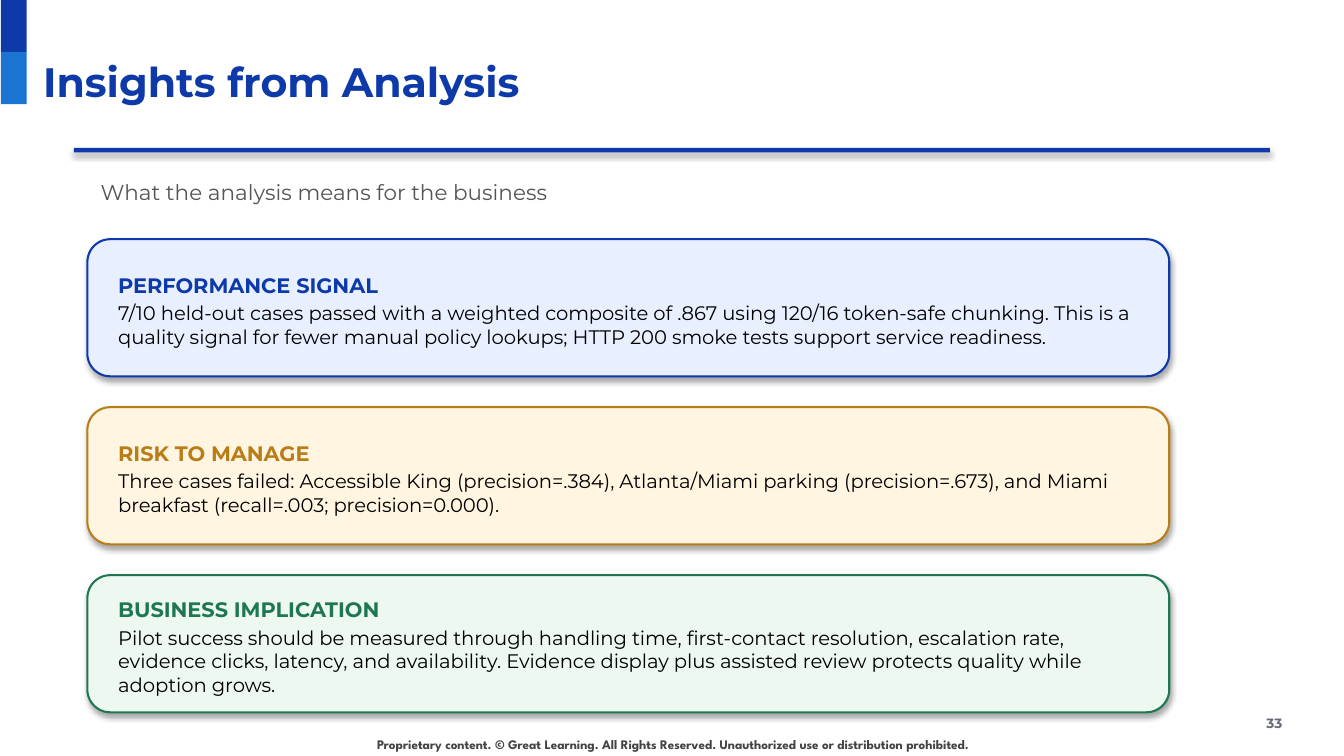
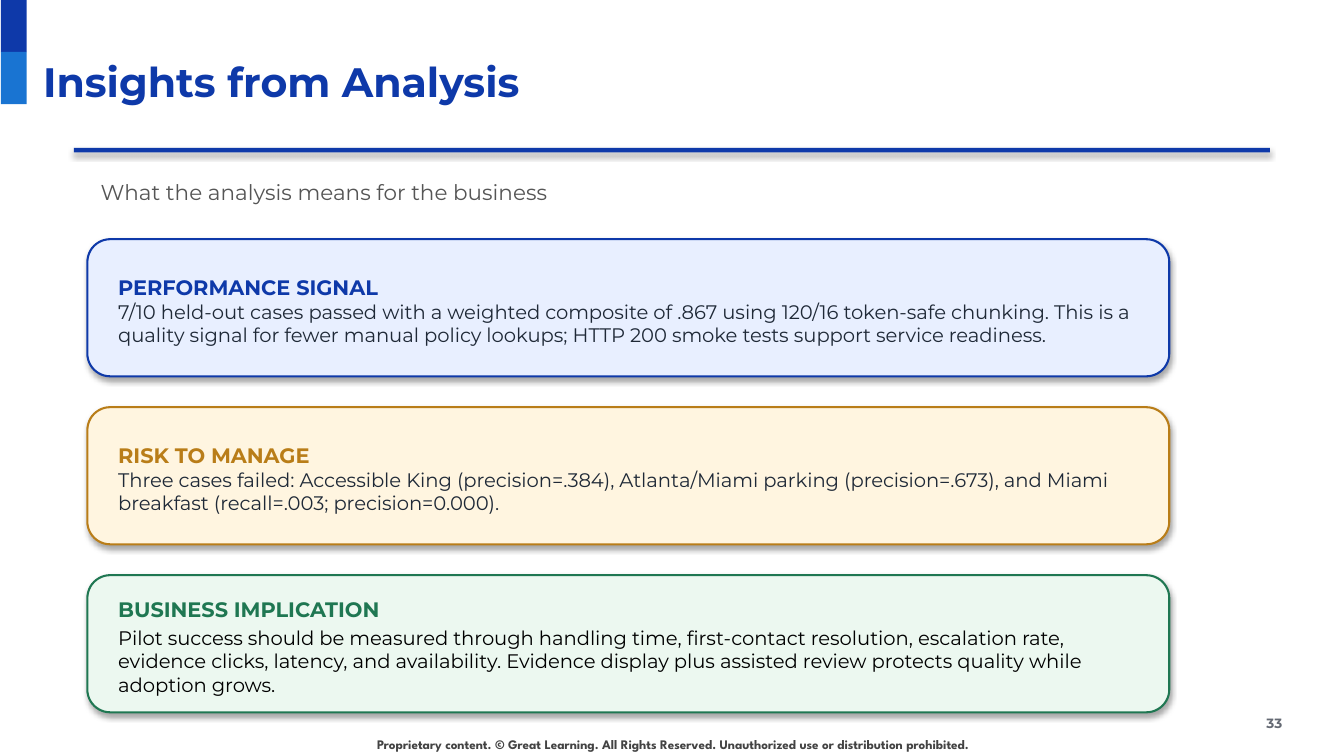
Before and after one commit to raovutukoor1/aurora-stay-qna-120-token-option, a slide deck: slide 33 of presentations/Aurora_Stays_RAG_120_Token_Option.pptx. Drawn at 1344x756 pixels with LibreOffice and Linux fonts; fonts in the diff are those of the drawing; background and template pictures are left out. Boxes give left, top, right and bottom in pixels: in the first picture for what was removed or moved away, otherwise in the second. Text is boxed around its words. In the diff, an @@ line names an element or a change of style, - is before the commit and + after.

Commit message:
Update 120-token deployment slides with Codespaces validation

```diff
--- a/presentations/Aurora_Stays_RAG_120_Token_Option.pptx
+++ b/presentations/Aurora_Stays_RAG_120_Token_Option.pptx
@@ rounded rectangle "PERFORMANCE SIGNAL" at (87, 239, 1169, 376): text colour #000000 to #1F2937; less space between paragraphs @@
@@ rounded rectangle "RISK TO MANAGE" at (87, 407, 1169, 544): text colour #000000 to #1F2937; less space between paragraphs @@
```
Also in this commit, not shown: 21 other slides changed, 1 other file.
